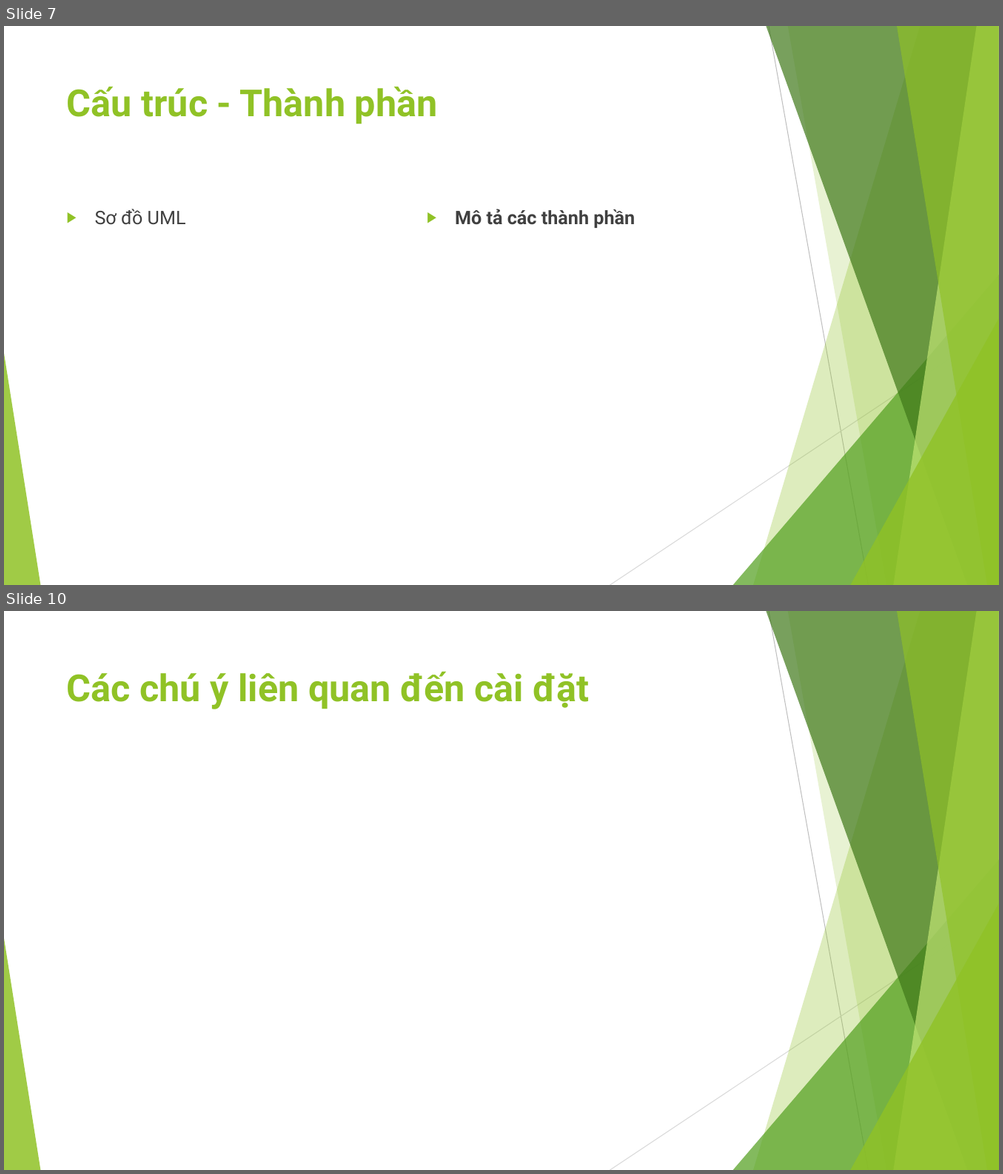
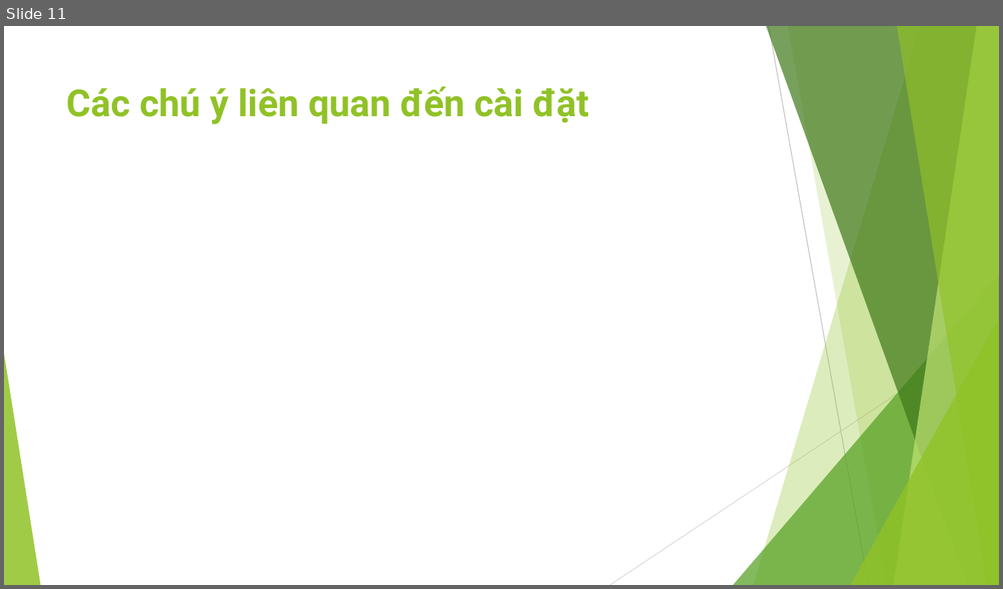
Before and after one commit to ChrisJamison/design_pattern, a slide deck: Báo cáo cuối kỳ/23. Visitor/Slide.pptx. Shown one above the other, each under a label of ours: slides 7 and 10 before the commit, slide 11 after it; the slides between them are not shown. The pictures are 1003x1174 and 1003x589 pixels, drawn with LibreOffice and Linux fonts; fonts in the diff are those of the drawing. Boxes give left, top, right and bottom in pixels: in the first picture for what was removed or moved away, otherwise in the second. Text is boxed around its words. In the diff, an @@ line names an element or a change of style, - is before the commit and + after.

```diff
--- a/Báo cáo cuối kỳ/23. Visitor/Slide.pptx
+++ b/Báo cáo cuối kỳ/23. Visitor/Slide.pptx
@@ slide 7 removed at (x1=4, y1=26, x2=999, y2=585), background #FFFFFF; not listed: 10 template elements that a slide beside it also shows @@
@@ title removed at (x1=67, y1=87, x2=438, y2=124) @@
-Cấu trúc - Thành phần
@@ text removed at (x1=95, y1=209, x2=186, y2=225) @@
-▶ Sơ đồ UML
@@ text removed at (x1=455, y1=209, x2=634, y2=228) @@
-▶ Mô tả các thành phần
@@ what was slide 10 is now slide 11 @@
```
Also in this commit, not shown: 7 slides changed, 2 slides added, 3 other slides removed, 3 other files.
